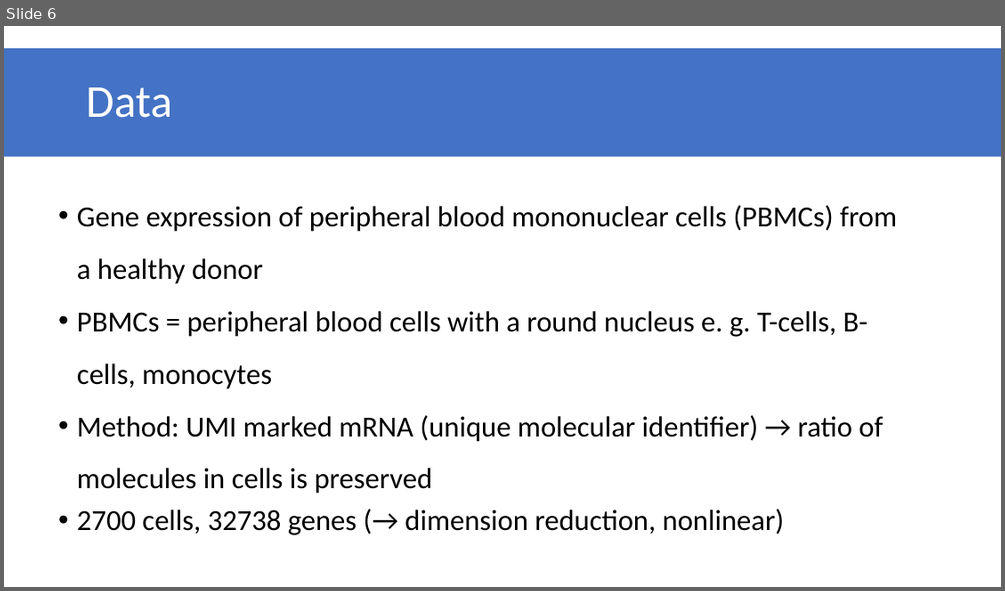
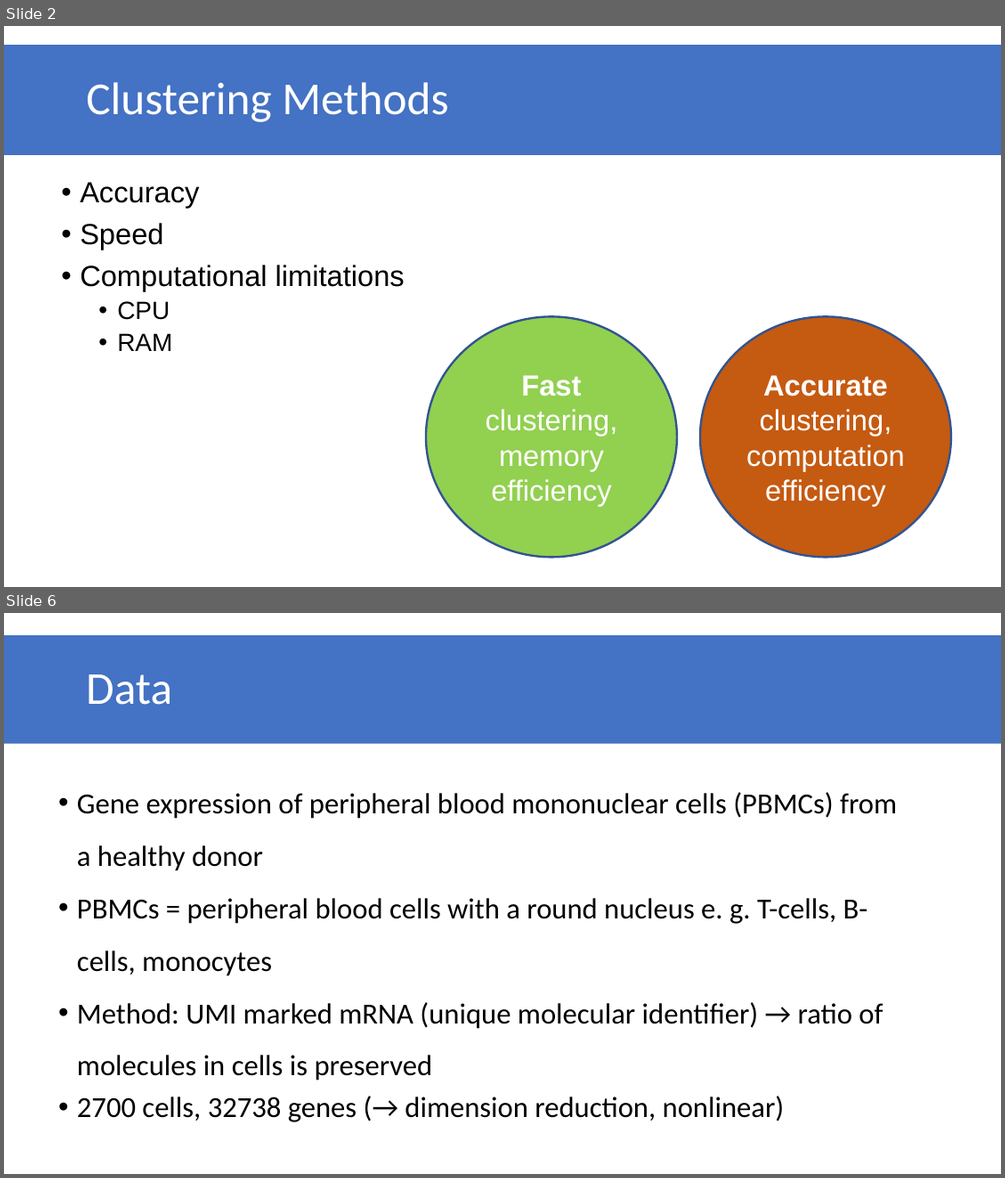
Before and after one commit to datascience-mobi/group-01-project-4-1, a slide deck: K-means clustering.pptx. Shown one above the other, each under a label of ours: slide 6 before the commit, slides 2 and 6 after it; the slides between them are not shown. The pictures are 1005x591 and 1005x1178 pixels, drawn with LibreOffice and Linux fonts; fonts in the diff are those of the drawing. Boxes give left, top, right and bottom in pixels: in the first picture for what was removed or moved away, otherwise in the second. Text is boxed around its words. In the diff, an @@ line names an element or a change of style, - is before the commit and + after.

Commit message:
Update K-means clustering.pptx
I upgraded the first 5 the slights.

```diff
--- a/K-means clustering.pptx
+++ b/K-means clustering.pptx
@@ slide 2 added at (4, 26, 1001, 587), background #FFFFFF @@
@@ rectangle added at (4, 46, 1001, 155), fill #4472C4, outline #4472C4 2 pt, 44 pt, text #FFFFFF @@
+Clustering Methods
@@ text added at (80, 182, 404, 351), 28 pt, text #000000 @@
+• Accuracy
+• Speed
+• Computational limitations
+  • CPU
+  • RAM
@@ ellipse added at (426, 317, 677, 557), fill #92D050, outline #325491 2 pt, 28 pt, text #FFFFFF @@
+Fast clustering, memory efficiency
@@ ellipse added at (700, 317, 952, 557), fill #C55A11, outline #325491 2 pt, 28 pt, text #FFFFFF @@
+Accurate clustering, computation efficiency
```
Also in this commit, not shown: 4 slides changed, 1 slide removed.
